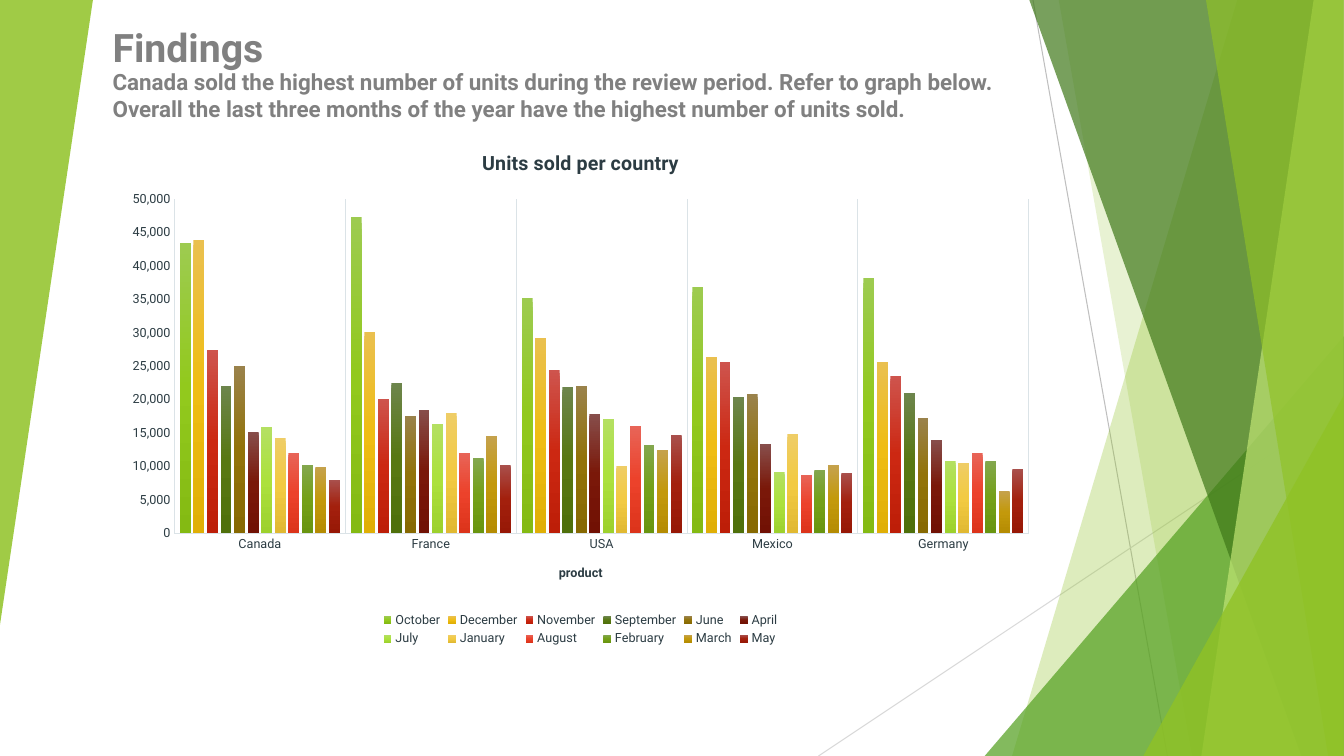
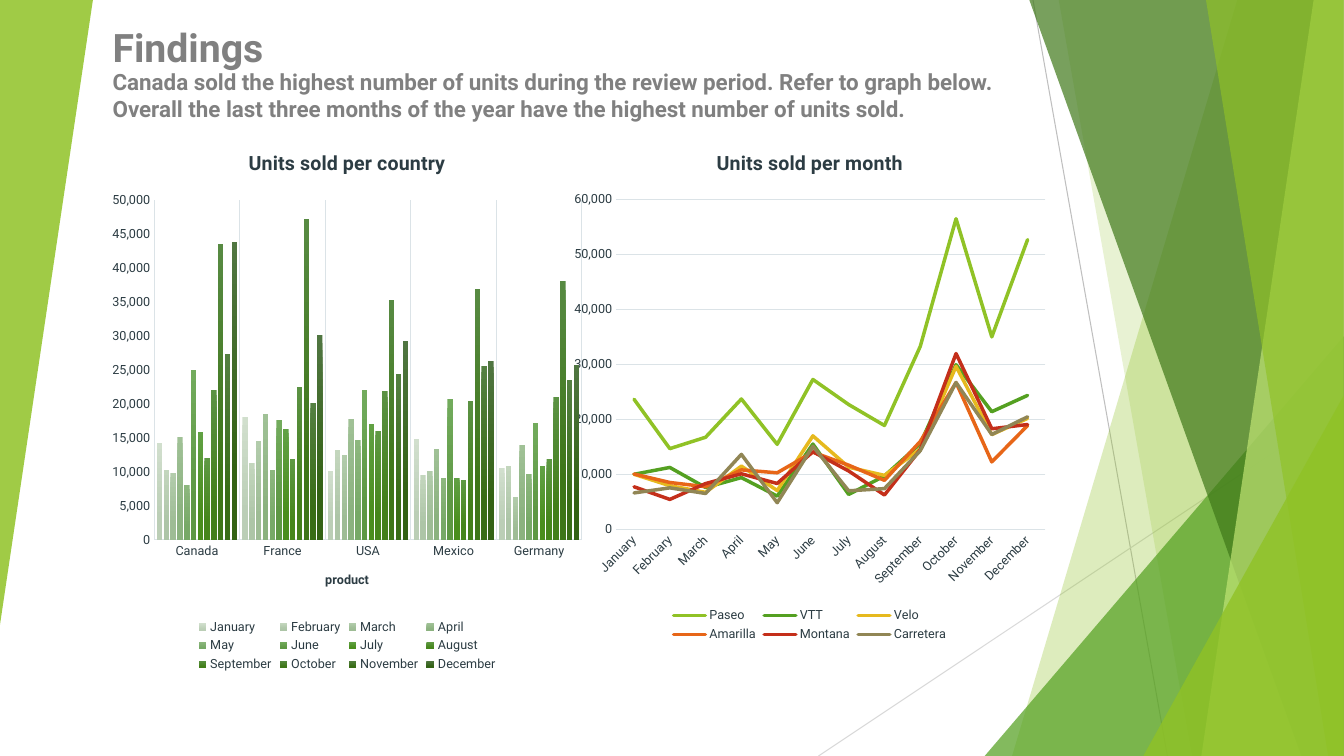
Before and after one commit to asanaa-data/excel-project, a slide deck: slide 4 of Andrew B. Sana'a_Financial_Analysis Project Data.pptx. Drawn at 1344x756 pixels with LibreOffice and Linux fonts; fonts in the diff are those of the drawing. Boxes give left, top, right and bottom in pixels: in the first picture for what was removed or moved away, otherwise in the second. Text is boxed around its words. In the diff, an @@ line names an element or a change of style, - is before the commit and + after.

```diff
--- a/Andrew B. Sana'a_Financial_Analysis Project Data.pptx
+++ b/Andrew B. Sana'a_Financial_Analysis Project Data.pptx
@@ column chart at <box>103,130,592,677</box> @@
-October: 43000, 47000, 35000, 37000, 38000
+January: 14000, 18000, 10000, 15000, 11000
@@ colour of January gradient #9DCC51 to #93CA1E to #85BA14 to gradient #D2E0CE to #BCCFB7 @@
-December: 44000, 30000, 29000, 26000, 26000
+February: 10000, 11000, 13000, 10000, 11000
@@ colour of February gradient #EBC14F to #F0BE14 to #E0AF07 to gradient #C3D6BE to #AEC6A7 @@
-November: 27000, 20000, 24000, 26000, 24000
+March: 10000, 15000, 12000, 10000, 6000
@@ colour of March gradient #CE544D to #CC2911 to #BD1E08 to gradient #B3CDAB to #9EBC95 @@
-September: 22000, 23000, 22000, 20000, 21000
+April: 15000, 19000, 18000, 13000, 14000
@@ colour of April gradient #6D864D to #587912 to #50700C to gradient #A1C296 to #8CB280 @@
-June: 25000, 18000, 22000, 21000, 17000
+May: 8000, 10000, 15000, 9000, 10000
@@ colour of May gradient #9B824C to #937409 to #886A03 to gradient #8DB87F to #78A967 @@
-April: 15000, 19000, 18000, 13000, 14000
+June: 25000, 18000, 22000, 21000, 17000
@@ colour of June gradient #874E4C to #7B180A to #721205 to gradient #73AB5C to #5E9844 @@
@@ colour of July gradient #B4E062 to #ADE23E to #9DD12E to gradient #62A144 to #4B8F1D @@
-January: 14000, 18000, 10000, 15000, 11000
+August: 12000, 12000, 16000, 9000, 12000
@@ colour of August gradient #EFCE66 to #F3CB43 to #E1BA32 to gradient #5F9A44 to #47871C @@
-August: 12000, 12000, 16000, 9000, 12000
+September: 22000, 23000, 22000, 20000, 21000
@@ colour of September gradient #E96558 to #ED432B to #DC341C to gradient #5B9343 to #43801A @@
-February: 10000, 11000, 13000, 10000, 11000
+October: 43000, 47000, 35000, 37000, 38000
@@ colour of October gradient #84A84E to #75A118 to #6A9510 to gradient #588A42 to #3E7719 @@
-March: 10000, 15000, 12000, 10000, 6000
+November: 27000, 20000, 24000, 26000, 24000
@@ colour of November gradient #C6A34C to #C49A0C to #B58D04 to gradient #548142 to #396D17 @@
-May: 8000, 10000, 15000, 9000, 10000
+December: 44000, 30000, 29000, 26000, 26000
@@ colour of December gradient #AA514C to #A4200E to #971806 to gradient #507641 to #346214 @@
@@ column chart: place and size @@
-column chart at <box>114,130,1048,650</box>
+column chart at <box>103,130,592,677</box>
@@ line chart added at <box>565,130,1056,646</box> @@
+title "Units sold per month "
+categories: January, February, March, April, May, June, July, August, September, October, November, December
+Paseo: 24000, 15000, 17000, 24000, 15000, 27000, 23000, 19000, 33000, 56000, 35000, 53000
+VTT: 10000, 11000, 8000, 9000, 6000, 15000, 6000, 10000, 16000, 30000, 21000, 24000
+Velo: 10000, 8000, 7000, 11000, 7000, 17000, 11000, 10000, 15000, 30000, 17000, 20000
+Amarilla: 10000, 8000, 8000, 11000, 10000, 14000, 12000, 9000, 16000, 27000, 12000, 19000
+Montana: 8000, 5000, 8000, 10000, 8000, 14000, 11000, 6000, 14000, 32000, 18000, 19000
+Carretera: 7000, 8000, 6000, 14000, 5000, 15000, 7000, 7000, 14000, 27000, 17000, 20000
```
Also in this commit, not shown: 2 other files.
